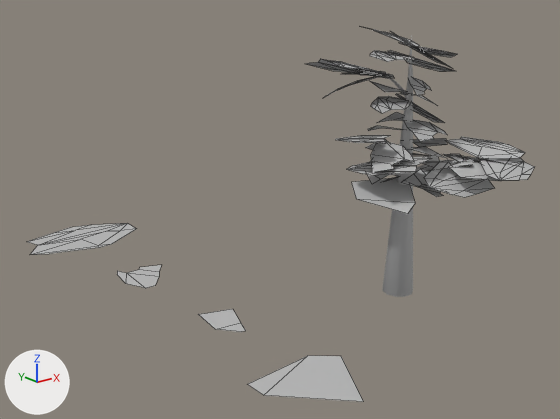
The FBX model Final/Final/assets/BaseTree.fbx: old version first, new version second.
The view is the same before and after, from a camera (50 mm lens) standing at (-0.317, -0.288, 0.138) and looking at (-0.088, -0.002, 0.023). Lighting does not change. The marker at lower left points along +X, +Y and +Z. Mesh edges are drawn as thin lines on the coarser meshes. Where no turn or scale is listed for an object, it has been applied to the vertices.

Objects in the first picture: 'Branches', 'Merged', 'Tree'.
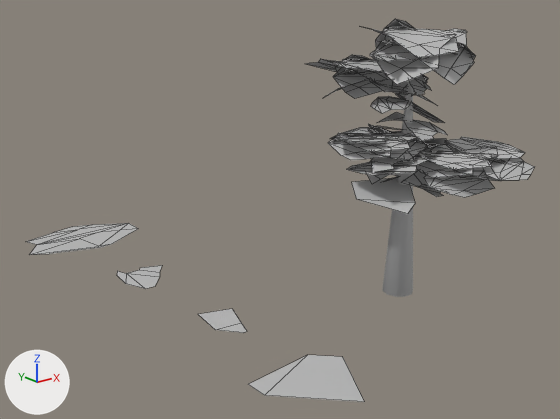
Pixel boxes (x1, y1, x2, y2) of what changed, in the pictures (560 x 419 px):
'polySurface45', added
    after: (373, 19, 475, 85)
'polySurface46', added
    after: (328, 124, 428, 161)
'polySurface44', added
    after: (414, 142, 506, 178)
'polySurface47', added
    after: (333, 55, 428, 98)

The edits, one by one:
Mesh me_mesh_006 is new.
It has 80 vertices, 75 faces and spans x -0.0233..0.0306, y -0.028..0.0253, z -0.0123..0.0118.
It uses material mat_lambert1 (grey #bcbcbc).
Mesh me_mesh_005 is new.
It has 80 vertices, 75 faces and spans x -0.0233..0.0306, y -0.028..0.0253, z -0.0071..0.0068.
It uses material mat_lambert1 (grey #bcbcbc).
Mesh me_mesh_004 is new.
It has 80 vertices, 75 faces and spans x -0.0233..0.0306, y -0.028..0.0253, z -0.0169..0.0162.
It uses material mat_lambert1 (grey #bcbcbc).
Object 'polySurface47' (ob_polysurface47) is new; it shows me_mesh_006.
Its location is (0.0077, 0.0316, 0.0792).
Object 'polySurface46' (ob_polysurface46) is new; it shows me_mesh_005.
Its location is (-0.0184, 0.0063, 0.0472).
Object 'polySurface45' (ob_polysurface45) is new; it shows me_mesh_004.
Its location is (0.004, -0.0031, 0.0959).
Object 'polySurface44' (ob_polysurface44) is new; it shows a copy of me_mesh_005.
Its location is (0.0161, -0.0202, 0.0374).
